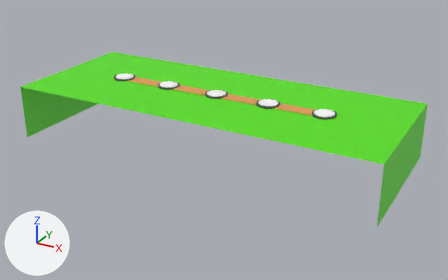
The OBJ model project/Application/resources/selectStage/stageSelect.obj as it was, and as the next commit left it.
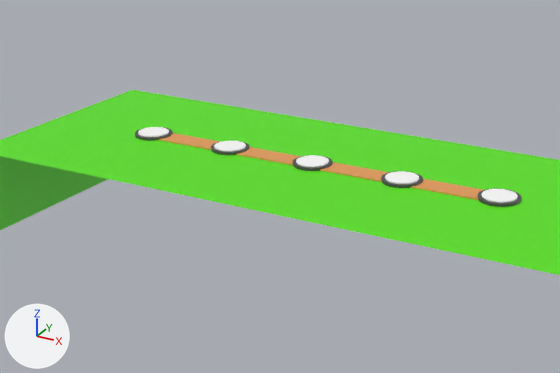
Each version appears first whole from a 50 mm camera at (76.4, -134.9, 56.6) aimed at (2.7, -0.9, -10.4), and next in a close-up on the part from 8% to 80% of the width and 0% to 77% of the height. The axes (+X, +Y, +Z) are drawn at lower left. The lights are the same throughout. Where no turn or scale is listed for an object, it has been applied to the vertices.

In view in the first close-up: '立方体', '立方体.001', '立方体.002a', '立方体.003', '立方体.004', '立方体.005', '立方体.007'.
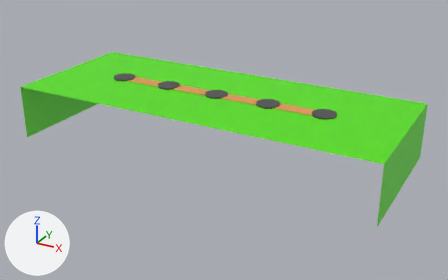
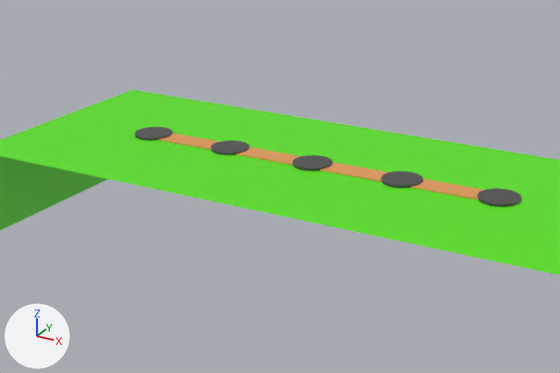
What differs and where, as boxes [x1, y1, x2, y2] in the close-ups (560 x 373 px):
'立方体.002a', deleted: before [481, 189, 518, 203]
'立方体.003', deleted: before [385, 171, 419, 184]
'立方体.004', deleted: before [296, 155, 329, 167]
'立方体.005', deleted: before [214, 141, 246, 152]
'立方体.001', deleted: before [138, 127, 169, 137]

The change in detail:
Object '立方体.001' (ob_立方体_001) is deleted.
Object '立方体.002a' (ob_立方体_002a) is deleted.
Object '立方体.003' (ob_立方体_003) is deleted.
Object '立方体.004' (ob_立方体_004) is deleted.
Object '立方体.005' (ob_立方体_005) is deleted.
